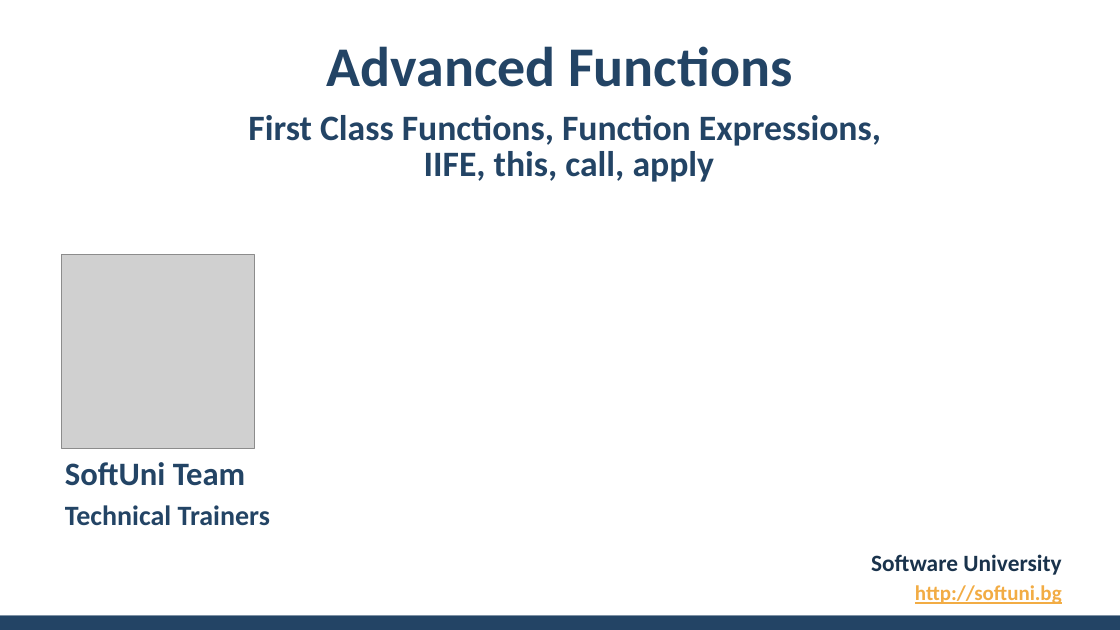
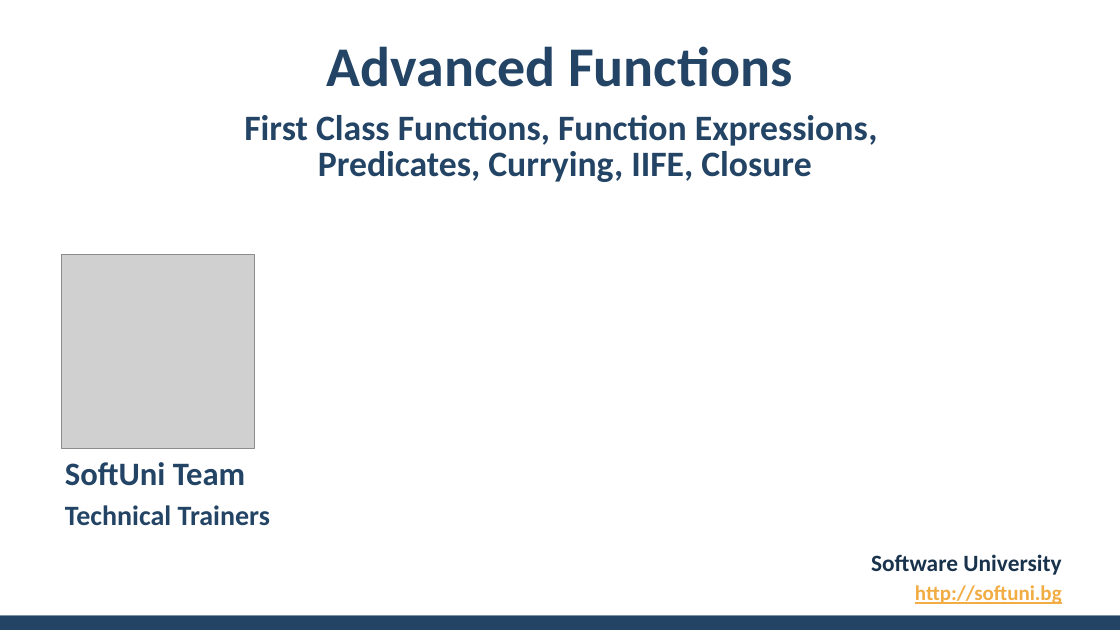
Before and after one commit to ErayErol/Software-University-Courses, a slide deck: slide 1 of JS Advanced - 2019.09.16/04. Advanced Functions/LAB/JS-Advanced-Advanced-Functions.pptx. Drawn at 1120x630 pixels with LibreOffice and Linux fonts; fonts in the diff are those of the drawing; grey boxes stand for pictures; background and template pictures are left out. Boxes give left, top, right and bottom in pixels: in the first picture for what was removed or moved away, otherwise in the second. Text is boxed around its words. In the diff, an @@ line names an element or a change of style, - is before the commit and + after.

```diff
--- a/JS Advanced - 2019.09.16/04. Advanced Functions/LAB/JS-Advanced-Advanced-Functions.pptx
+++ b/JS Advanced - 2019.09.16/04. Advanced Functions/LAB/JS-Advanced-Advanced-Functions.pptx
@@ subtitle at (244,115,878,182): text changed @@
-First Class Functions, Function Expressions,
-IIFE, this, call, apply
+First Class Functions, Function Expressions,
+Predicates, Currying, IIFE, Closure
```
Also in this commit, not shown: 14 other slides changed, 6 slides added, 20 slides removed, 3 other files.
